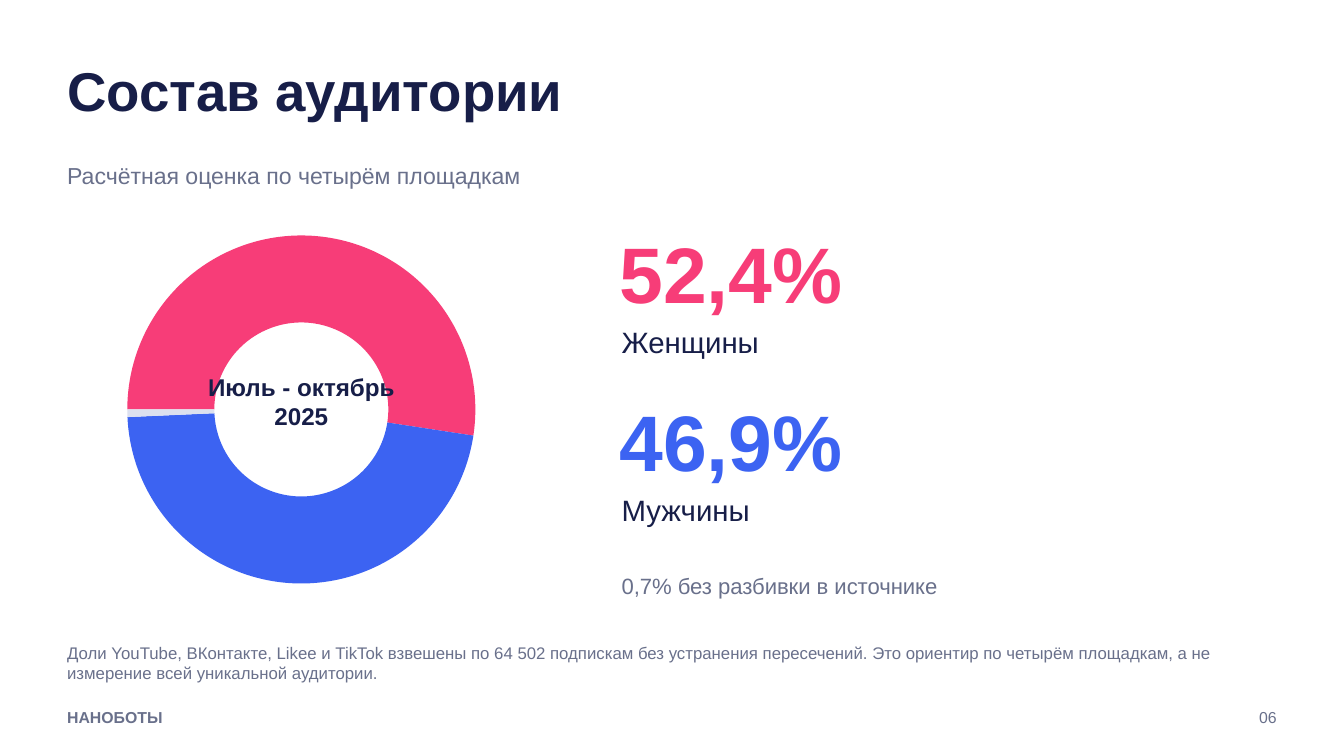
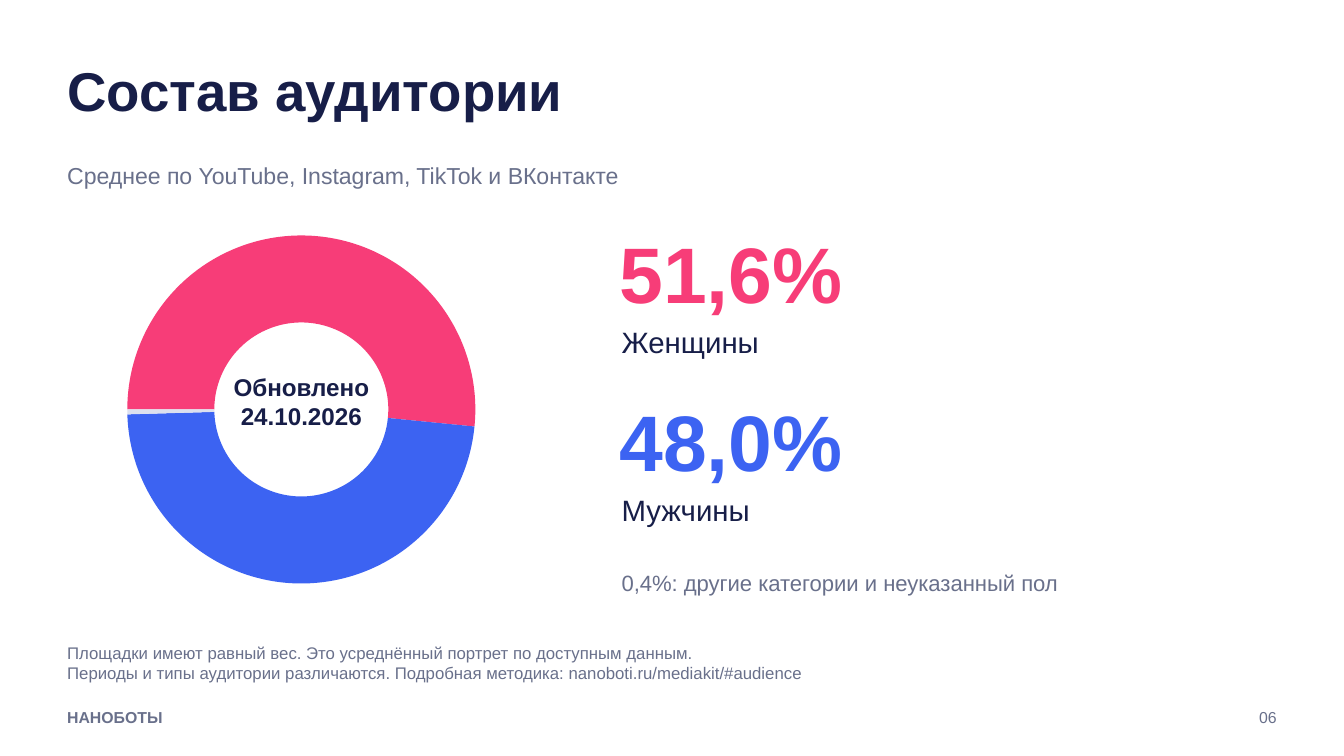
Before and after one commit to team4meds-sketch/nanobots-site, a slide deck: slide 6 of docs/mediakit/downloads/nanobots-mediakit.pptx. Drawn at 1344x756 pixels with LibreOffice and Linux fonts; fonts in the diff are those of the drawing. Boxes give left, top, right and bottom in pixels: in the first picture for what was removed or moved away, otherwise in the second. Text is boxed around its words. In the diff, an @@ line names an element or a change of style, - is before the commit and + after.

Commit message:
Refresh downloadable media kit presentations with current audience statistics

```diff
--- a/docs/mediakit/downloads/nanobots-mediakit.pptx
+++ b/docs/mediakit/downloads/nanobots-mediakit.pptx
@@ text at (67, 167, 619, 189): text changed @@
-Расчётная оценка по четырём площадкам
+Среднее по YouTube, Instagram, TikTok и ВКонтакте
@@ doughnut chart at (69, 222, 534, 598) @@
@@ Series 1, 2: 47 to 48 @@
@@ Series 1, 3: 1 to 0 @@
@@ text at (619, 248, 842, 315): text changed @@
-52,4%
+51,6%
@@ text at (234, 378, 369, 426): text changed @@
-Июль - октябрь
-2025
+Обновлено
+24.10.2026
@@ text at (619, 416, 842, 483): text changed @@
-46,9%
+48,0%
@@ text at (622, 574, 1058, 596): text changed @@
-0,7% без разбивки в источнике
+0,4%: другие категории и неуказанный пол
@@ text at (67, 646, 802, 683): text changed @@
-Доли YouTube, ВКонтакте, Likee и TikTok взвешены по 64 502 подпискам без устранения пересечений. Это ориентир по четырём площадкам, а не измерение всей уникальной аудитории.
+Площадки имеют равный вес. Это усреднённый портрет по доступным данным.
+Периоды и типы аудитории различаются. Подробная методика: nanoboti.ru/mediakit/#audience
```
Also in this commit, not shown: 2 other slides changed, 5 other files.
